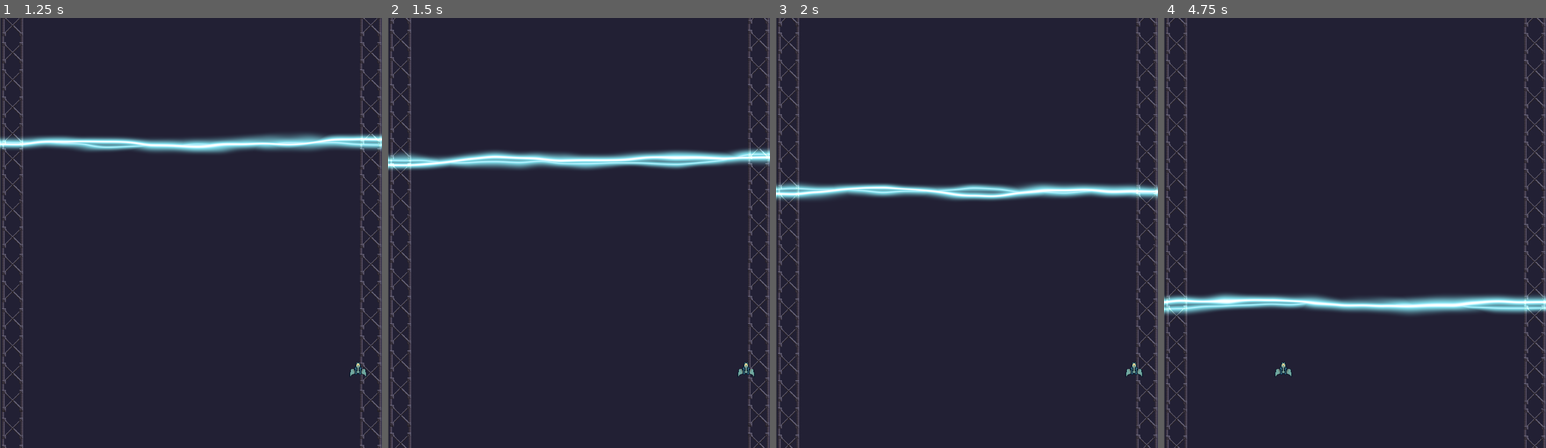
Above: before the commit, frames 1-4 (left to right).
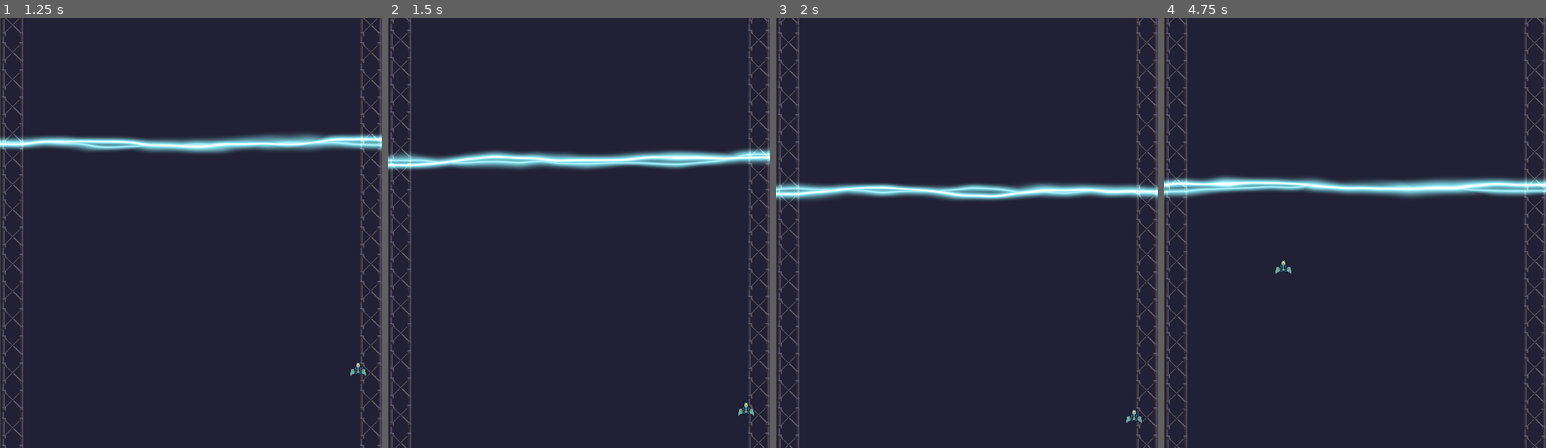
Above: after the commit, the same moments.

Repository: markusweiss/LudumDare54
Game: Godot game, scene res://Scenes/Main/main.tscn
Same seed, same stepped clock (60 frames per second), same inputs: the game is played once before the commit and once after it. The project has no main scene, so this scene is started directly.
Inputs:
- Up to frame 1 (1.25 s): hold Right (move_right) from 0.53 s (still down)
- Up to frame 2 (1.5 s): release Right (move_right) at 1.28 s; hold Down (move_down, bound only after the commit) from 1.28 s (still down)
- Up to frame 3 (2 s): keep holding Down (move_down, bound only after the commit)
- Up to frame 4 (4.75 s): release Down (move_down, bound only after the commit) at 2.03 s; hold Right (move_right) 2.03-2.78 s; hold Up (move_up, bound only after the commit) 2.78-3.53 s; hold Left (move_left) from 3.53 s (still down)

Frame 1 is identical in both runs. In frame 2, 0.2% of the frame differs, in the area x 91-96%, y 80-93%; in frame 3, 0.2%; in frame 4, 7.8%, in the area x 0-100%, y 36-84%.

Commit message:
add top down movement

Diff:
--- a/Scenes/Player/player.gd
+++ b/Scenes/Player/player.gd
@@ -1,28 +1,35 @@
 extends CharacterBody2D
-
 
 const SPEED = 300.0
 const STOP_LEFT = 40
 const STOP_RIGHT = 540
-
+const STOP_TOP = 140
+const STOP_BOTTOM = 600
 
 func _ready():
 	$CollisionShape2D.disabled = false
 
+func _physics_process(delta):
+	var horizontal_direction = Input.get_action_strength("move_right") - Input.get_action_strength("move_left")
+	var vertical_direction = Input.get_action_strength("move_down") - Input.get_action_strength("move_up")
 
-func _physics_process(delta):
-	var direction = Input.get_action_strength("move_right") - Input.get_action_strength("move_left")
-
-	if direction != 0:
-		velocity.x = direction * SPEED
+	# Horizontal Movement
+	if horizontal_direction != 0:
+		velocity.x = horizontal_direction * SPEED
 	else:
 		velocity.x = move_toward(velocity.x, 0, SPEED)
+
+	# Vertical Movement
+	if vertical_direction != 0:
+		velocity.y = vertical_direction * SPEED
+	else:
+		velocity.y = move_toward(velocity.y, 0, SPEED)
 
 	move_and_slide()
 
 	position.x = clamp(position.x, STOP_LEFT, STOP_RIGHT)
-
+	position.y = clamp(position.y, STOP_TOP, STOP_BOTTOM)
 
 func _on_hitzone_area_entered(area):
 	print("dead")
-	#queue_free()
+	# queue_free()
--- a/project.godot
+++ b/project.godot
@@ -35,6 +35,18 @@
 , Object(InputEventKey,"resource_local_to_scene":false,"resource_name":"","device":-1,"window_id":0,"alt_pressed":false,"shift_pressed":false,"ctrl_pressed":false,"meta_pressed":false,"pressed":false,"keycode":0,"physical_keycode":65,"key_label":0,"unicode":97,"echo":false,"script":null)
 ]
 }
+move_up={
+"deadzone": 0.5,
+"events": [Object(InputEventKey,"resource_local_to_scene":false,"resource_name":"","device":-1,"window_id":0,"alt_pressed":false,"shift_pressed":false,"ctrl_pressed":false,"meta_pressed":false,"pressed":false,"keycode":0,"physical_keycode":4194320,"key_label":0,"unicode":0,"echo":false,"script":null)
+, Object(InputEventKey,"resource_local_to_scene":false,"resource_name":"","device":-1,"window_id":0,"alt_pressed":false,"shift_pressed":false,"ctrl_pressed":false,"meta_pressed":false,"pressed":false,"keycode":0,"physical_keycode":87,"key_label":0,"unicode":119,"echo":false,"script":null)
+]
+}
+move_down={
+"deadzone": 0.5,
+"events": [Object(InputEventKey,"resource_local_to_scene":false,"resource_name":"","device":-1,"window_id":0,"alt_pressed":false,"shift_pressed":false,"ctrl_pressed":false,"meta_pressed":false,"pressed":false,"keycode":0,"physical_keycode":4194322,"key_label":0,"unicode":0,"echo":false,"script":null)
+, Object(InputEventKey,"resource_local_to_scene":false,"resource_name":"","device":-1,"window_id":0,"alt_pressed":false,"shift_pressed":false,"ctrl_pressed":false,"meta_pressed":false,"pressed":false,"keycode":0,"physical_keycode":83,"key_label":0,"unicode":115,"echo":false,"script":null)
+]
+}
 
 [rendering]
 
